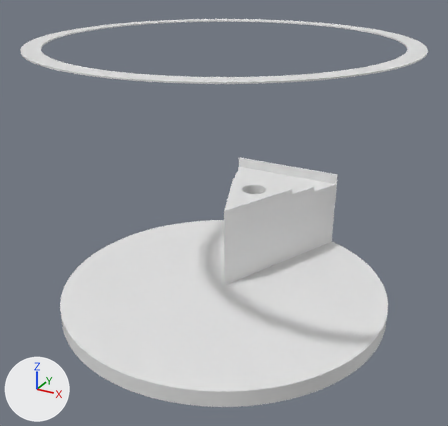
Before and after pictures for a commit that changed the FBX model Assets/Models/EnarcYm2/EnarcYm prizefloor.fbx.
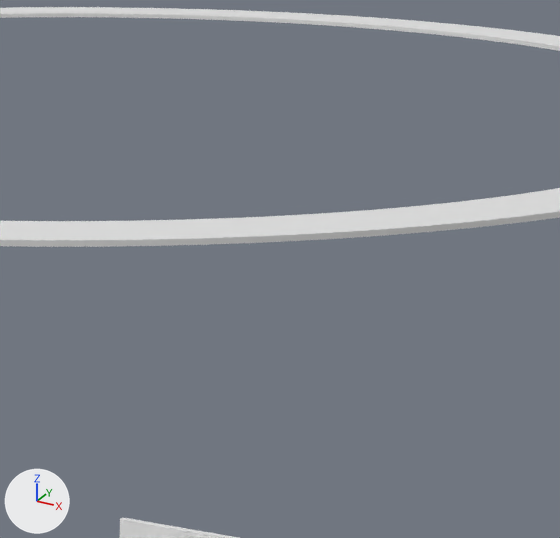
Each version is shown whole from a camera (50 mm lens) standing at (2.44, -4.43, 2.8) and looking at (0.05, -0.1, 0.63), then close up on the part from 46% to 80% of the width and 4% to 38% of the height. Lighting does not change. The marker at lower left points along +X, +Y and +Z. Where no turn or scale is listed for an object, it has been applied to the vertices.

In view in the first close-up: '円柱.006', '平面.003'.
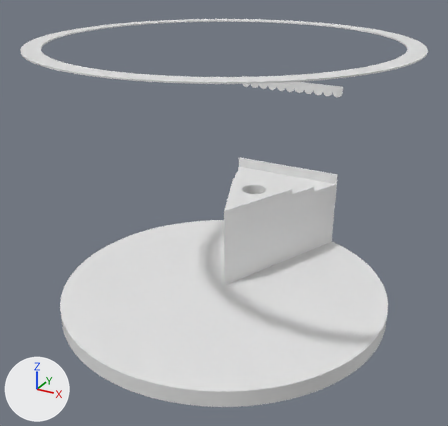
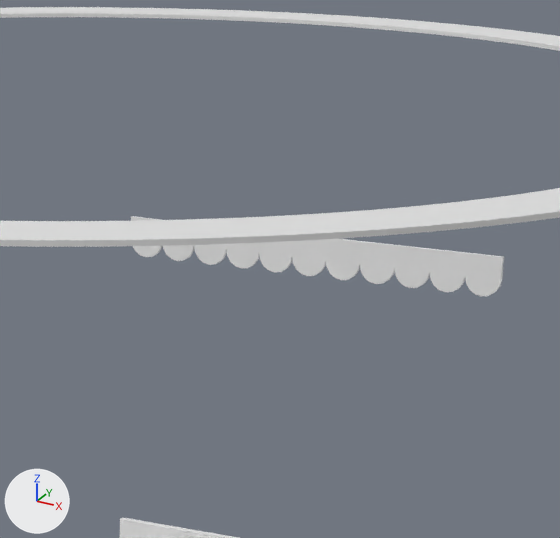
Commit message: Update: EnarcYm2 models

Changed parts and their boxes (x1, y1, x2, y2) in the close-ups (560 x 538 px):
'立方体.014', added
    after: (465, 253, 504, 296)
'立方体.011', added
    after: (429, 249, 467, 292)
'立方体.012', added
    after: (394, 245, 431, 288)
'立方体.010', added
    after: (360, 241, 396, 284)
'立方体.009', added
    after: (326, 239, 362, 280)
'立方体.007', added
    after: (292, 239, 327, 276)
'立方体.013', added
    after: (259, 241, 293, 272)
'立方体.015', added
    after: (226, 243, 259, 269)
'立方体.016', added
    after: (194, 244, 227, 265)
'立方体.017', added
    after: (163, 245, 194, 261)
'立方体.018', added
    after: (131, 216, 163, 257)

The change, as a diff of the scene's bpy script:
```diff
--- a/Assets/Models/EnarcYm2/EnarcYm prizefloor.fbx.py
+++ b/Assets/Models/EnarcYm2/EnarcYm prizefloor.fbx.py
@@ me_立方体_015 @@
+me_立方体_015.from_pydata(...)  # 22 vertices, 13 faces; spans x -0.05..0.05, y -0.005..0.005, z -0.08..0.03
@@ ob_立方体_015 @@
+ob_立方体_015 = bpy.data.objects.new('立方体.015', me_立方体_015)
+ob_立方体_015.location = (-0.2, 1.39, 1.47)
@@ ob_立方体_013 @@
+ob_立方体_013 = bpy.data.objects.new('立方体.013', me_立方体_015.copy())
+ob_立方体_013.location = (-0.1, 1.39, 1.47)
@@ ob_立方体_018 @@
+ob_立方体_018 = bpy.data.objects.new('立方体.018', me_立方体_015.copy())
+ob_立方体_018.location = (-0.5, 1.39, 1.47)
@@ ob_立方体_007 @@
+ob_立方体_007 = bpy.data.objects.new('立方体.007', me_立方体_015.copy())
+ob_立方体_007.location = (0.0, 1.39, 1.47)
@@ ob_立方体_016 @@
+ob_立方体_016 = bpy.data.objects.new('立方体.016', me_立方体_015.copy())
+ob_立方体_016.location = (-0.3, 1.39, 1.47)
@@ ob_立方体_014 @@
+ob_立方体_014 = bpy.data.objects.new('立方体.014', me_立方体_015.copy())
+ob_立方体_014.location = (0.5, 1.39, 1.47)
@@ ob_立方体_011 @@
+ob_立方体_011 = bpy.data.objects.new('立方体.011', me_立方体_015.copy())
+ob_立方体_011.location = (0.4, 1.39, 1.47)
@@ ob_立方体_012 @@
+ob_立方体_012 = bpy.data.objects.new('立方体.012', me_立方体_015.copy())
+ob_立方体_012.location = (0.3, 1.39, 1.47)
@@ ob_立方体_017 @@
+ob_立方体_017 = bpy.data.objects.new('立方体.017', me_立方体_015.copy())
+ob_立方体_017.location = (-0.4, 1.39, 1.47)
@@ ob_立方体_010 @@
+ob_立方体_010 = bpy.data.objects.new('立方体.010', me_立方体_015.copy())
+ob_立方体_010.location = (0.2, 1.39, 1.47)
@@ ob_立方体_009 @@
+ob_立方体_009 = bpy.data.objects.new('立方体.009', me_立方体_015.copy())
+ob_立方体_009.location = (0.1, 1.39, 1.47)
```
